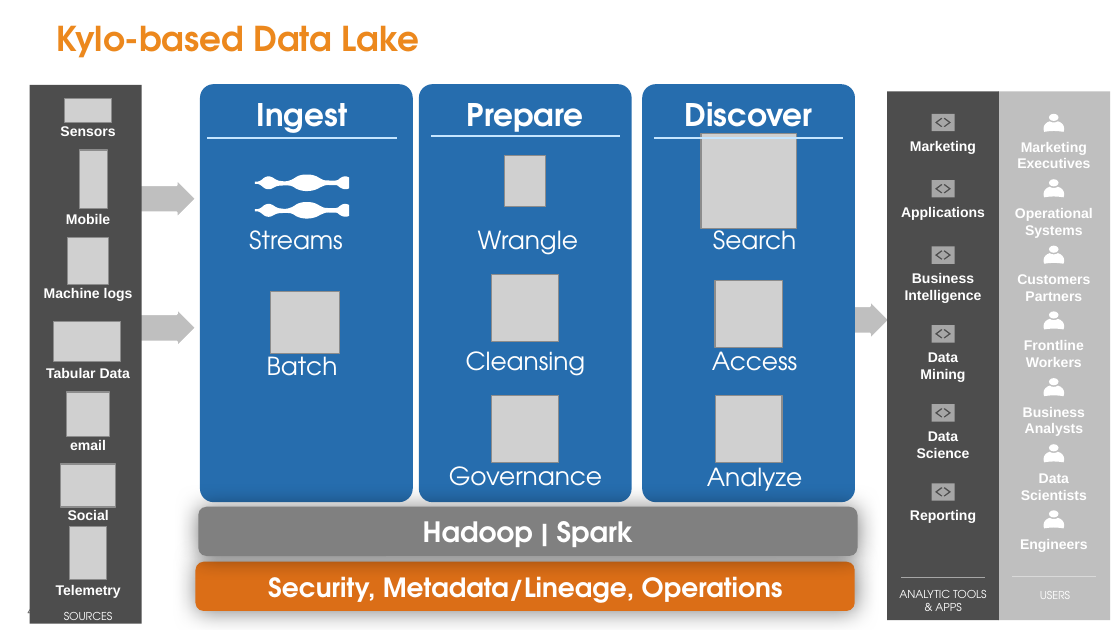
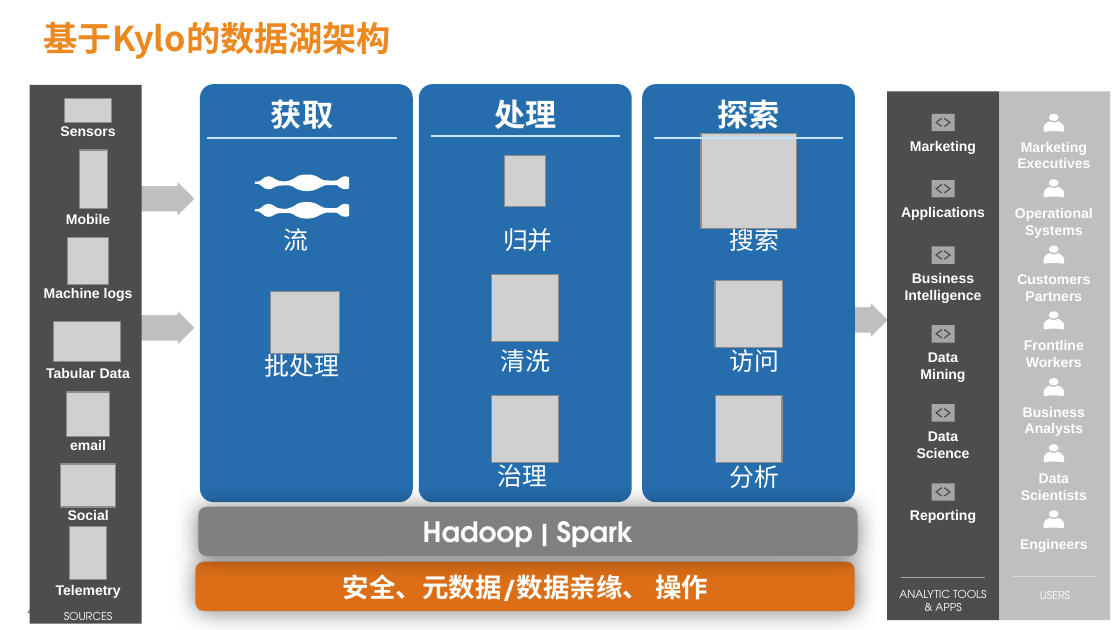
Before and after one commit to yaoran2000/MyTeradata, a slide deck: slide 4 of slides/Kylo配置与使用.pptx. Drawn at 1120x630 pixels with LibreOffice and Linux fonts; fonts in the diff are those of the drawing; grey boxes stand for pictures. Boxes give left, top, right and bottom in pixels: in the first picture for what was removed or moved away, otherwise in the second. Text is boxed around its words. In the diff, an @@ line names an element or a change of style, - is before the commit and + after.

Commit message:
Kylo Update Introduction

```diff
--- a/slides/Kylo配置与使用.pptx
+++ b/slides/Kylo配置与使用.pptx
@@ title at box(44, 22, 391, 59): text changed; font TeX Gyre Adventor to Noto Sans CJK SC @@
-Kylo-based Data Lake
+基于Kylo的数据湖架构
@@ text at box(271, 99, 333, 129): text changed @@
-Ingest
+获取
@@ text at box(494, 99, 556, 129): text changed @@
-Prepare
+处理
@@ text at box(717, 99, 779, 134): text changed @@
-Discover
+探索
@@ text at box(284, 228, 309, 251): text changed @@
-Streams
+流
@@ text at box(503, 228, 553, 251): text changed @@
-Wrangle
+归并
@@ text at box(730, 223, 780, 255): text changed @@
-Search
+搜索
@@ text at box(265, 349, 339, 377): text changed @@
-Batch
+批处理
@@ text at box(501, 349, 551, 372): text changed @@
-Cleansing
+清洗
@@ text at box(730, 345, 780, 372): text changed @@
-Access
+访问
@@ text at box(498, 460, 548, 487): text changed @@
-Governance
+治理
@@ text at box(730, 461, 780, 488): text changed @@
-Analyze
+分析
@@ text at box(343, 574, 708, 601): text changed @@
-Security, Metadata/Lineage, Operations
+安全、元数据/数据亲缘、 操作
```
Also in this commit, not shown: 6 other slides changed, 1 slide added, 2 slides removed.
